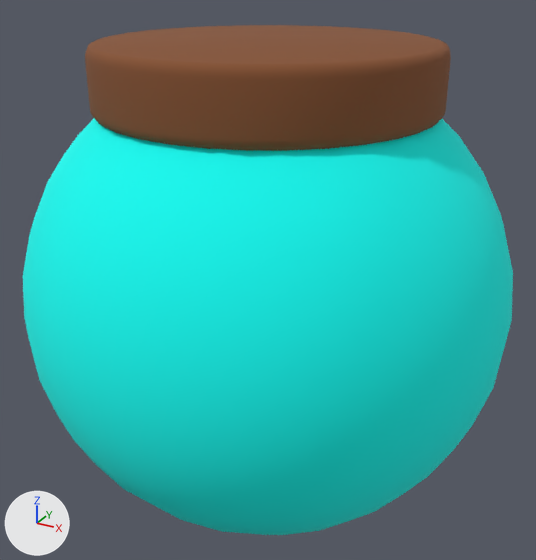
The FBX model Unity/Assets/3D/Props/bocal.fbx: old version first, new version second.
The view is the same before and after, from a 50 mm camera at (0.95, -1.727, 1.58) aimed at (-0.004, 0.007, 0.713). Lighting does not change. The marker at lower left points along +X, +Y and +Z. Where no turn or scale is listed for an object, it has been applied to the vertices.

Objects in the first picture: 'bocal'.
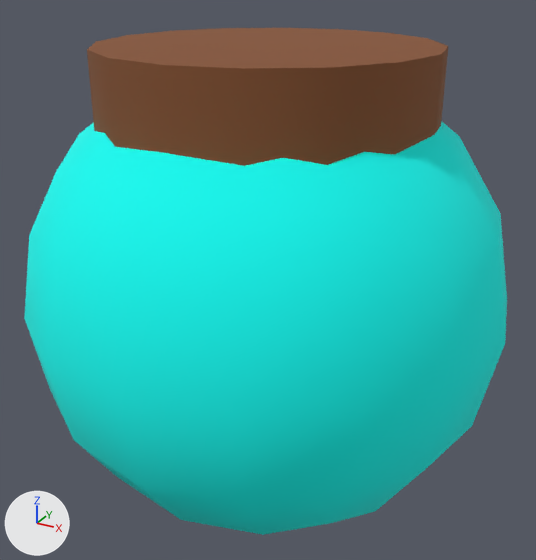
Pixel boxes [x1, y1, x2, y2] of what changed, in the pictures (536 x 560 px):
'bocal', reshaped
    before: [23, 25, 513, 535]
    after: [24, 28, 507, 535]
part 1 of me_cube_031, cut back
    before: [23, 25, 513, 535]
    after: [87, 47, 448, 166]

Patch to the scene script:
```diff
--- a/Unity/Assets/3D/Props/bocal.fbx.py
+++ b/Unity/Assets/3D/Props/bocal.fbx.py
@@ me_cube_031 @@
 # used by ob_bocal; location = (0.0, 0.0, 0.0)
-me_cube_031.from_pydata(...)  # 706 vertices, 674 faces; spans x -0.678..0.678, y -0.678..0.678, z 0.009..1.379
+me_cube_031.from_pydata(...)  # 130 vertices, 113 faces; spans x -0.678..0.678, y -0.678..0.678, z 0.009..1.371
+# me_cube_031 part 1: 592 vertices removed from x -0.664..0.664, y -0.664..0.664, z 0.023..1.379; 16 vertices added at x -0.45..0.45, y -0.45..0.45, z 1.11
+# me_cube_031 part 2: the surface is now shaded smooth
 me_cube_031.materials.append(mat_flask)
```
